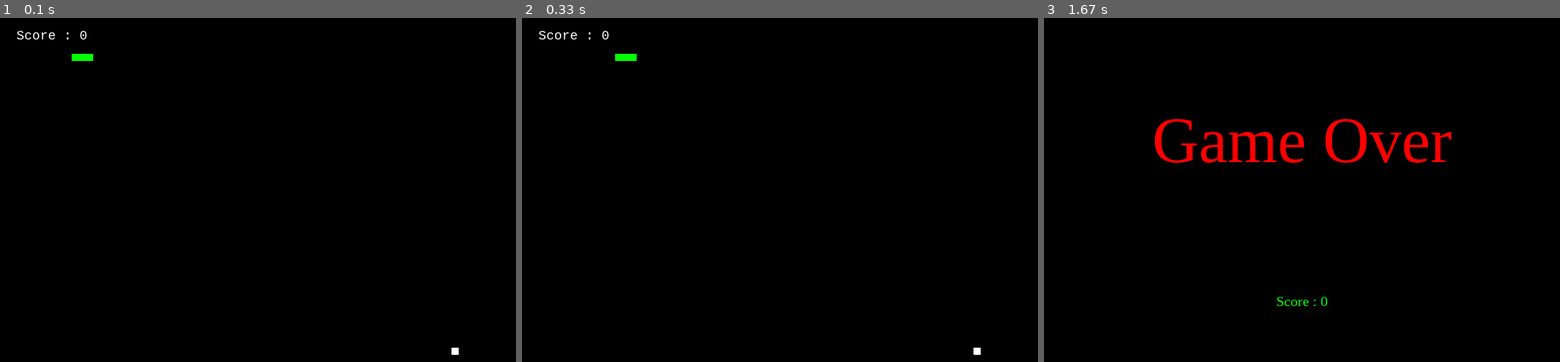
Above: before the commit, frames 1-3 (left to right).
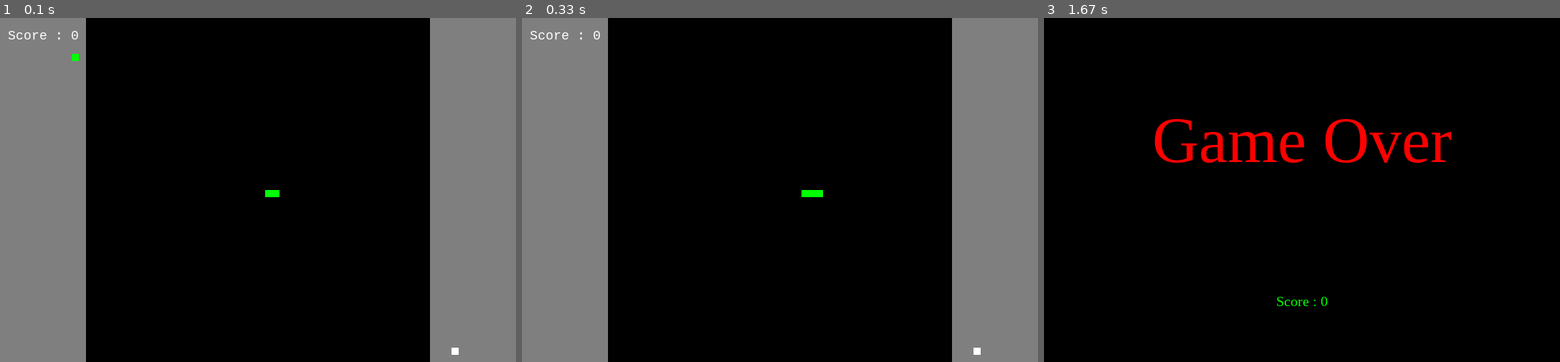
Above: after the commit, the same moments.

Repository: Worldeditory/snake_pygame
Game: pygame game, started from snake.py
Two runs of this game, one before a commit and one after it. Both use one fixed random seed, a clock stepped at 60 frames per second and the inputs below.
Inputs:
- Up to frame 1 (0.1 s): no input
- Up to frame 2 (0.33 s): no input
- Up to frame 3 (1.67 s): tap A at 0.33 s

The runs differ from the first frame. In frame 1, 33% of the frame differs, in the area x 0-100%, y 0-100%; in frame 2, 33%; in frame 3, nothing differs.

Commit message:
border add
회색 테두리 추가하고 안쪽 사각형에 먹이, 장애물 생성되게 함, 회색 벽에 충돌시 게임오버됨

Diff:
--- a/snake.py
+++ b/snake.py
@@ -33,7 +33,7 @@
 rainbow = [red, orange, yellow, green, blue, navy, purple]
 
 # Game 관련 변수
-snake_pos = [100, 50]
+snake_pos = [360, 240]
 snake_body = [[100, 50], [100 - 10, 50], [100 - (2 * 10), 50]]
 snake_color = green
 
@@ -93,7 +93,7 @@
 
     # Game over 상황인지 게임중 상황인지에 따라 다른 위치를 선정합니다.
     if choice == 1:
-        score_rect.midtop = (size[0] / 10, 15)
+        score_rect.midtop = (size[0] / 12, 15)
     else:
         score_rect.midtop = (size[0] / 2, size[1] / 1.25)
 
@@ -201,7 +201,7 @@
         while food_spawn == False:
             food_spawn = True
             food_pos = [
-                random.randrange(1, (frame[0] // 10)) * 10,
+                random.randrange(1 + 13, (frame[0] // 10) - 14) * 10,
                 random.randrange(1, (frame[1] // 10)) * 10,
             ]
             # 만약 음식 생성 위치에 장애물이 있다면 다른곳에 음식을 생성함
@@ -212,7 +212,7 @@
 
         # 장애물을 생성함
         while 1:
-            obstacle_x = random.randrange(1, (frame[0] // 10)) * 10
+            obstacle_x = random.randrange(1 + 13, (frame[0] // 10) - 14) * 10
             obstacle_y = random.randrange(1, (frame[1] // 10)) * 10
             if [obstacle_x, obstacle_y] != food_pos:
                 obstacle_pos.append([obstacle_x, obstacle_y])
@@ -220,6 +220,15 @@
 
     # 우선 게임을 검은 색으로 채우고 뱀의 각 위치마다 그림을 그립니다.
     main_window.fill(black)
+
+    pygame.draw.rect(
+        main_window, pygame.Color(127, 127, 127), pygame.Rect(0, 0, 120, 480)
+    )
+    pygame.draw.rect(
+        main_window,
+        pygame.Color(127, 127, 127),
+        pygame.Rect(frame[0] - 120, 0, 120, 480),
+    )
 
     # 무지개 뱀 만들기
     # rainbow_idx = 0
@@ -245,7 +254,7 @@
     # Game Over 상태를 확인합니다.
 
     # 바깥 벽 충돌
-    if snake_pos[0] < 0 or snake_pos[0] > frame[0] - 10:
+    if snake_pos[0] < 0 + 120 or snake_pos[0] > frame[0] - 10 - 120:
         game_over(main_window, frame)
     if snake_pos[1] < 0 or snake_pos[1] > frame[1] - 10:
         game_over(main_window, frame)
